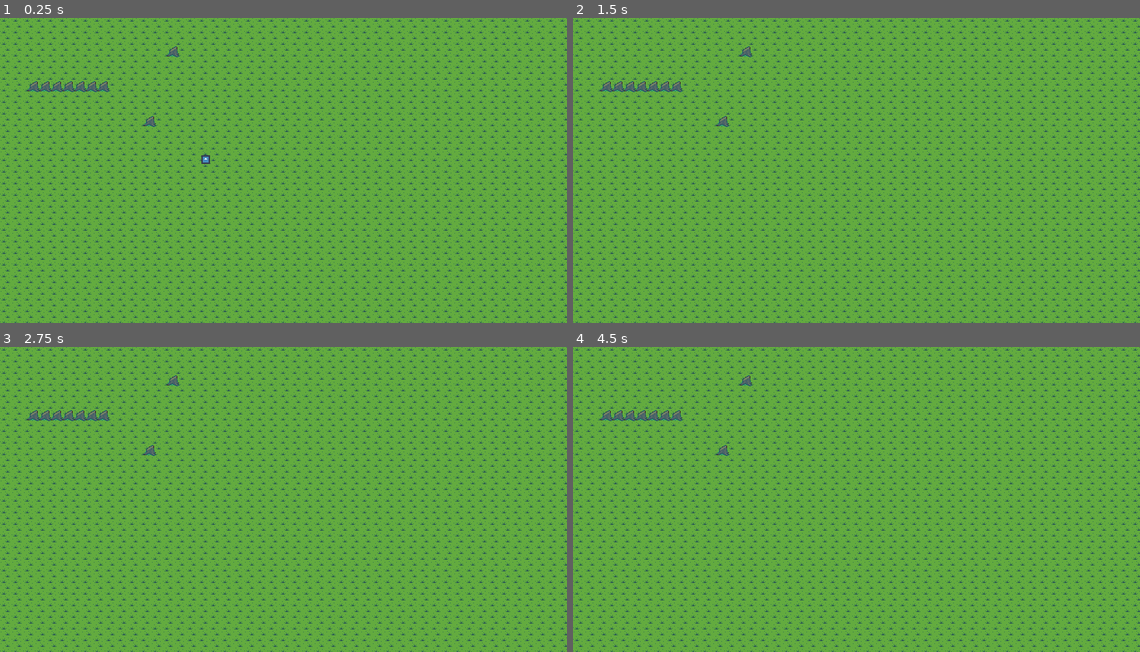
Above: before the commit, frames 1-4 (two rows, left to right).
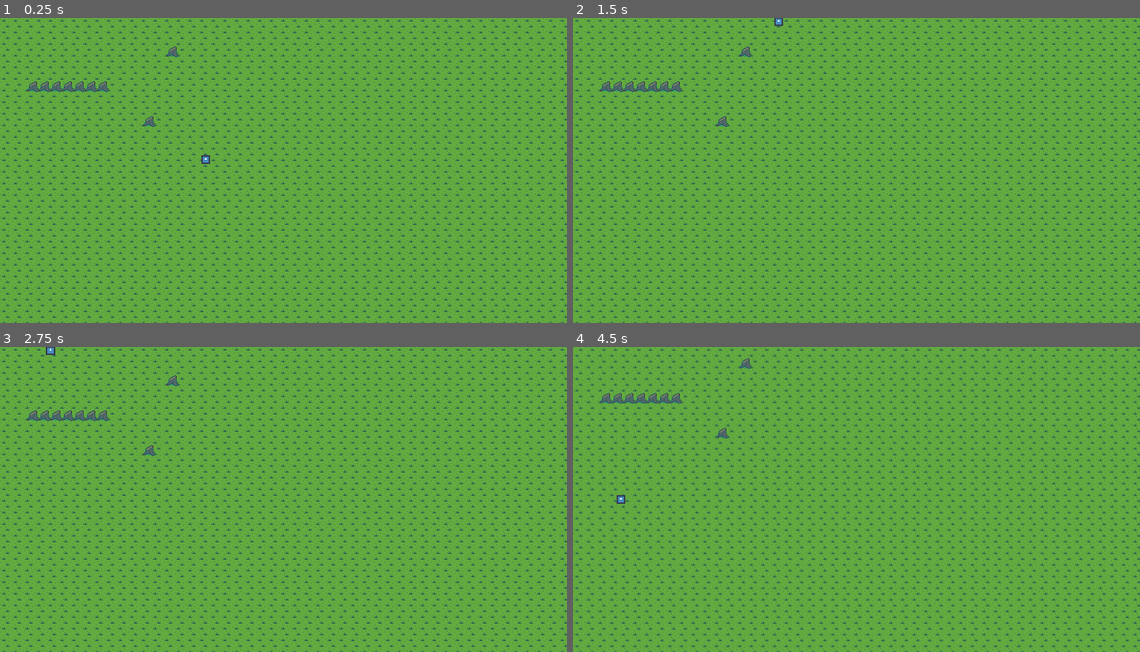
Above: after the commit, the same moments.

Repository: Sopheruss/ForestOfWonders_KikisAdventure
Game: Godot game, scene res://main.tscn
Two runs of this game, one before a commit and one after it. Both use one fixed random seed, a clock stepped at 60 frames per second and the inputs below. The engine's default icon, where the game draws it, is replaced by a stand-in: a white triangle on a blue panel in a dark square.
Inputs:
- Up to frame 1 (0.25 s): no input
- Up to frame 2 (1.5 s): tap Enter at 0.5 s; hold W (up) from 0.53 s (still down)
- Up to frame 3 (2.75 s): tap Space at 2 s; release W (up) at 2.03 s; hold A (left) from 2.03 s (still down)
- Up to frame 4 (4.5 s): tap Enter at 3.5 s; release A (left) at 3.53 s; hold S (down) 3.53-4.28 s; hold D (right) from 4.28 s (still down)

The runs differ from the first frame. In frame 1, 0.3% of the frame differs, in the area x 4-32%, y 9-36%; in frame 2, 0.3%; in frame 3, 0.3%; in frame 4, 26%, in the area x 0-100%, y 0-100%.

Commit message:
Spieler bewegt sich nicht weiter
Collision-Shapes an den Rand der Map hinzugefügt.
NOTE: muss an neue Map angepasst werden

Diff:
--- a/map.tscn
+++ b/map.tscn
@@ -709,6 +709,18 @@
 physics_layer_0/collision_mask = 3
 sources/0 = SubResource("TileSetAtlasSource_ydbt6")
 
+[sub_resource type="RectangleShape2D" id="RectangleShape2D_ntinq"]
+size = Vector2(1951, 20)
+
+[sub_resource type="RectangleShape2D" id="RectangleShape2D_3siig"]
+size = Vector2(20, 1119)
+
+[sub_resource type="RectangleShape2D" id="RectangleShape2D_nddkf"]
+size = Vector2(44, 1133)
+
+[sub_resource type="RectangleShape2D" id="RectangleShape2D_gw3cd"]
+size = Vector2(1948.5, 45)
+
 [node name="Map" type="Node"]
 
 [node name="TileMapLayer" type="TileMapLayer" parent="."]
@@ -717,6 +729,25 @@
 tile_set = SubResource("TileSet_0rr82")
 
 [node name="ObjectLayer" type="TileMapLayer" parent="."]
+position = Vector2(-1, 0)
 tile_map_data = PackedByteArray("AAAGAAYAAAAKAAwAAAANAAkAAAAKAAwAAAAPAAMAAAAKAAwAAAAHAAYAAAAKAAwAAAAIAAYAAAAKAAwAAAAJAAYAAAAKAAwAAAAFAAYAAAAKAAwAAAAEAAYAAAAKAAwAAAADAAYAAAAKAAwAAAA=")
 tile_set = SubResource("TileSet_kxxa2")
 collision_visibility_mode = 1
+
+[node name="BorderCollision" type="StaticBody2D" parent="."]
+
+[node name="Up" type="CollisionShape2D" parent="BorderCollision"]
+position = Vector2(965.5, 0)
+shape = SubResource("RectangleShape2D_ntinq")
+
+[node name="Left" type="CollisionShape2D" parent="BorderCollision"]
+position = Vector2(0, 549.5)
+shape = SubResource("RectangleShape2D_3siig")
+
+[node name="Right" type="CollisionShape2D" parent="BorderCollision"]
+position = Vector2(1922, 559.5)
+shape = SubResource("RectangleShape2D_nddkf")
+
+[node name="Bottom" type="CollisionShape2D" parent="BorderCollision"]
+position = Vector2(966.75, 1092.5)
+shape = SubResource("RectangleShape2D_gw3cd")
Not shown: 1 places in map.tscn that only renumber resources
